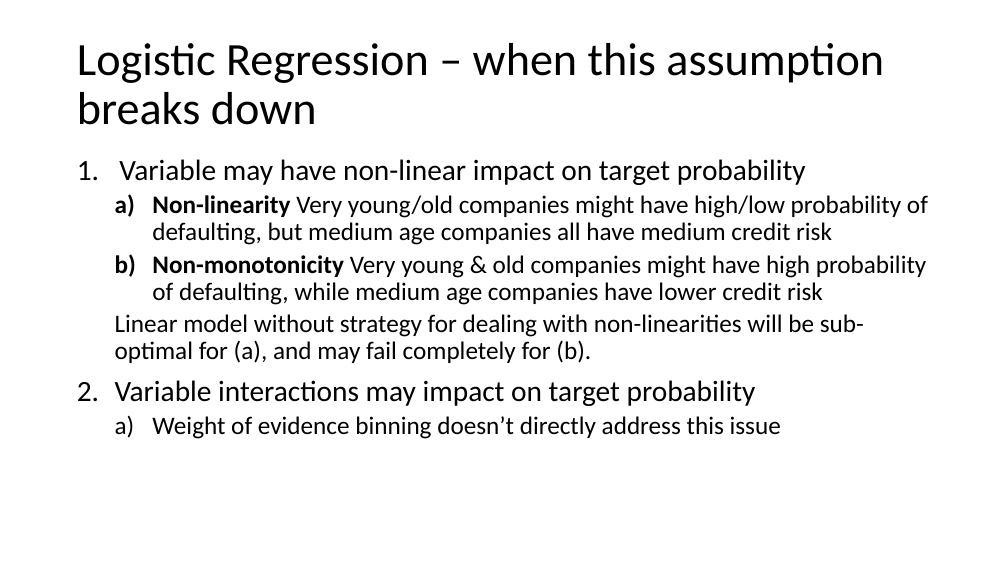
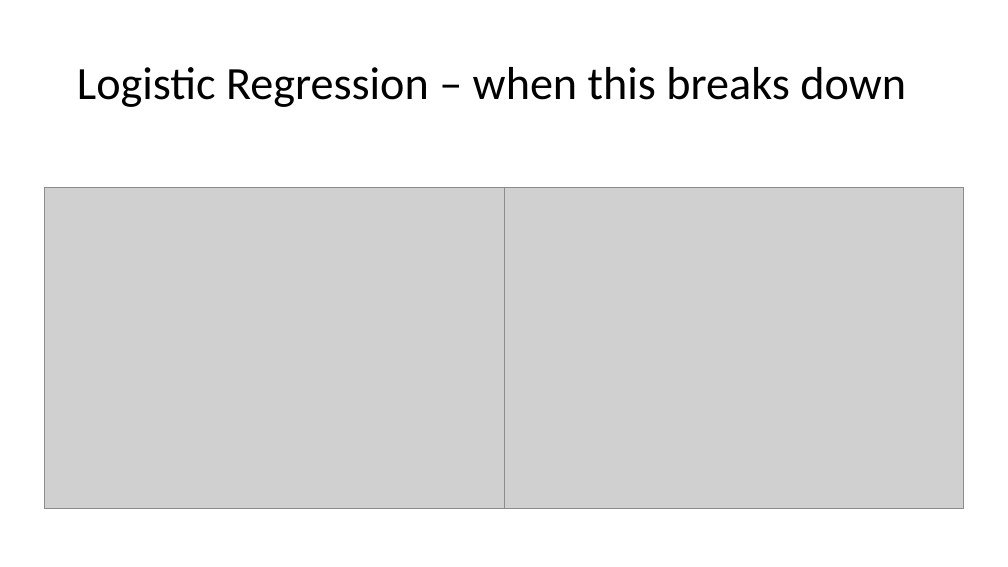
Before and after one commit to oli5679/WeightOfEvidenceDemo, a slide deck: slide 5 of Presentation.pptx. Drawn at 1008x567 pixels with LibreOffice and Linux fonts; fonts in the diff are those of the drawing; grey boxes stand for pictures. Boxes give left, top, right and bottom in pixels: in the first picture for what was removed or moved away, otherwise in the second. Text is boxed around its words. In the diff, an @@ line names an element or a change of style, - is before the commit and + after.

```diff
--- a/Presentation.pptx
+++ b/Presentation.pptx
@@ title at [77,67,906,107]: text changed @@
-Logistic Regression – when this assumption breaks down
+Logistic Regression – when this breaks down
@@ text removed at [115,159,928,439] @@
-1. Variable may have non-linear impact on target probability
-  a) Non-linearity Very young/old companies might have high/low probability of defaulting, but medium age companies all have medium credit risk
-  b) Non-monotonicity Very young & old companies might have high probability of defaulting, while medium age companies have lower credit risk
-  Linear model without strategy for dealing with non-linearities will be sub-optimal for (a), and may fail completely for (b).
-2. Variable interactions may impact on target probability
-  a) Weight of evidence binning doesn’t directly address this issue
@@ picture added at [44,188,504,508] @@
@@ picture added at [504,188,964,508] @@
```
Also in this commit, not shown: 5 other slides changed, 2 slides added, 1 slide removed, 1 other file.
